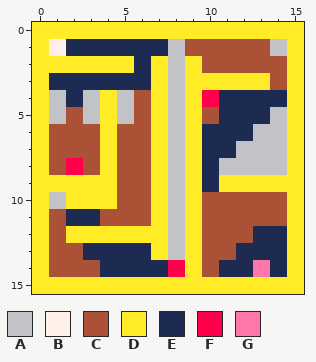
One commit to this pixel-art sprite: data/maps/03.png. This is how it looked before the edit.
The file is 16x16 pixels.
Palette (. is transparent): A #c2c3c7  B #fff1e8  C #ab5236  D #ffec27  E #1d2b53  F #ff004d  G #ff77a8
Pixels before, first column x 0:
 0 DDDDDDDDDDDDDDDD
 1 DBEEEEEEACCCCCAD
 2 DDDDDDEDADCCCCCD
 3 DEEEEEEDADDDDDCD
 4 DAEADACDADFEEEED
 5 DACADACDADCEEEAD
 6 DCCCDCCDADEEEAAD
 7 DCCCDCCDADEEAAAD
 8 DCFCDCCDADEAAAAD
 9 DDDDDCCDADEDDDDD
10 DADDDCCDADCCCCCD
11 DCEECCCDADCCCCCD
12 DCDDDDDDADCCCEED
13 DCCEEEEDADCCEEED
14 DCCCEEEEFDCEEGED
15 DDDDDDDDDDDDDDDD
The same view after the edit:
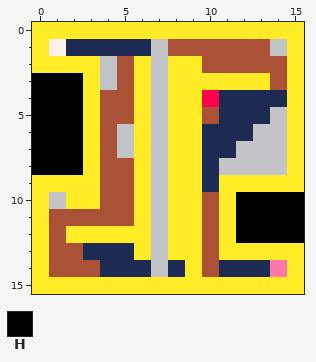
Colours new in this view: H #000000
The exact change:
The author changed colour C to colour A in rows 6 to 7 at x 5.
The author changed colour D to colour A in row 2 at x 4 and 7; in rows 3 to 13 at x 7.
The author changed colour E to colour A in row 1 at x 7; in row 3 at x 4; in row 14 at x 7.
The author changed colour A to colour C in row 1 at x 8; in rows 4 to 5 at x 5.
The author changed colour D to colour C in row 2 at x 5; in rows 4 to 10 at x 4.
The author changed colour E to colour C in row 3 at x 5; in row 11 at x 2 to 3.
The author changed colour A to colour D in rows 2 to 3 at x 8; in rows 4 to 5 at x 3 and 8; in rows 6 to 13 at x 8.
The author changed colour C to colour D in rows 4 to 5 at x 6; in rows 6 to 8 at x 3 and 6; in row 9 at x 6; in rows 10 to 11 at x 6 and 11; in rows 12 to 13 at x 11.
The author changed colour E to colour D in row 2 at x 6; in row 3 at x 3 and 6; in row 13 at x 6 and 12 to 14.
The author changed colour F to colour E in row 14 at x 8.
The author changed colour G to colour E in row 14 at x 13.
The author changed colour E to colour G in row 14 at x 14.
The author changed colour A to colour H in rows 4 to 5 at x 1.
The author changed colour C to colour H in row 5 at x 2; in rows 6 to 7 at x 1 to 2; in row 8 at x 1; in rows 10 to 11 at x 12 to 14; in row 12 at x 12.
The author changed colour D to colour H in rows 3 to 8 at x 0; in rows 10 to 12 at x 15.
The author changed colour E to colour H in row 3 at x 1 to 2; in row 4 at x 2; in row 12 at x 13 to 14.
The author changed colour F to colour H in row 8 at x 2.
